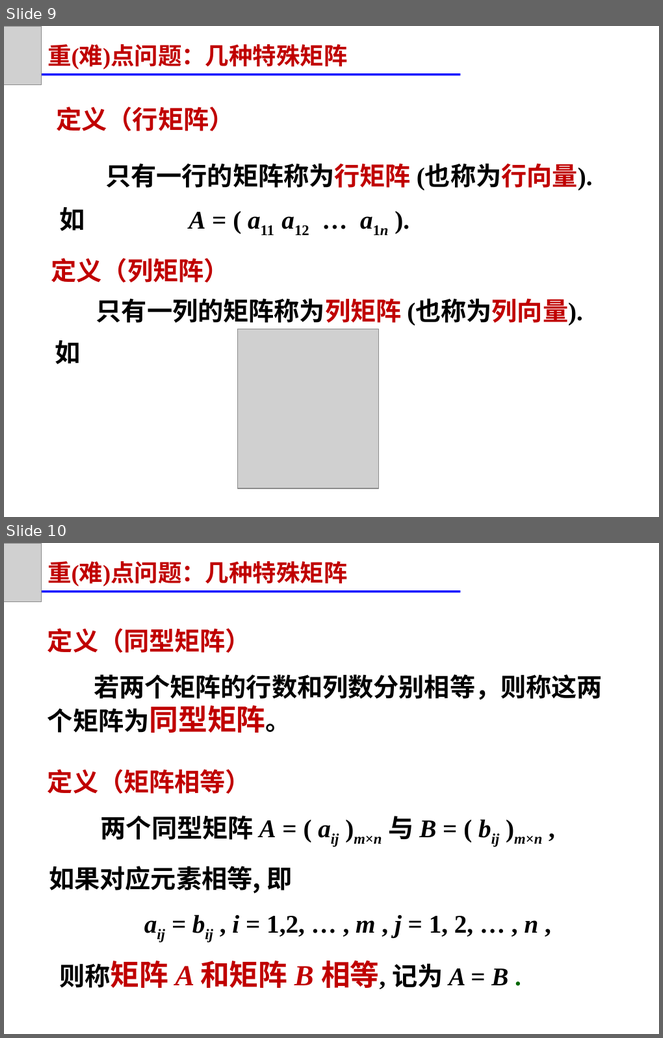
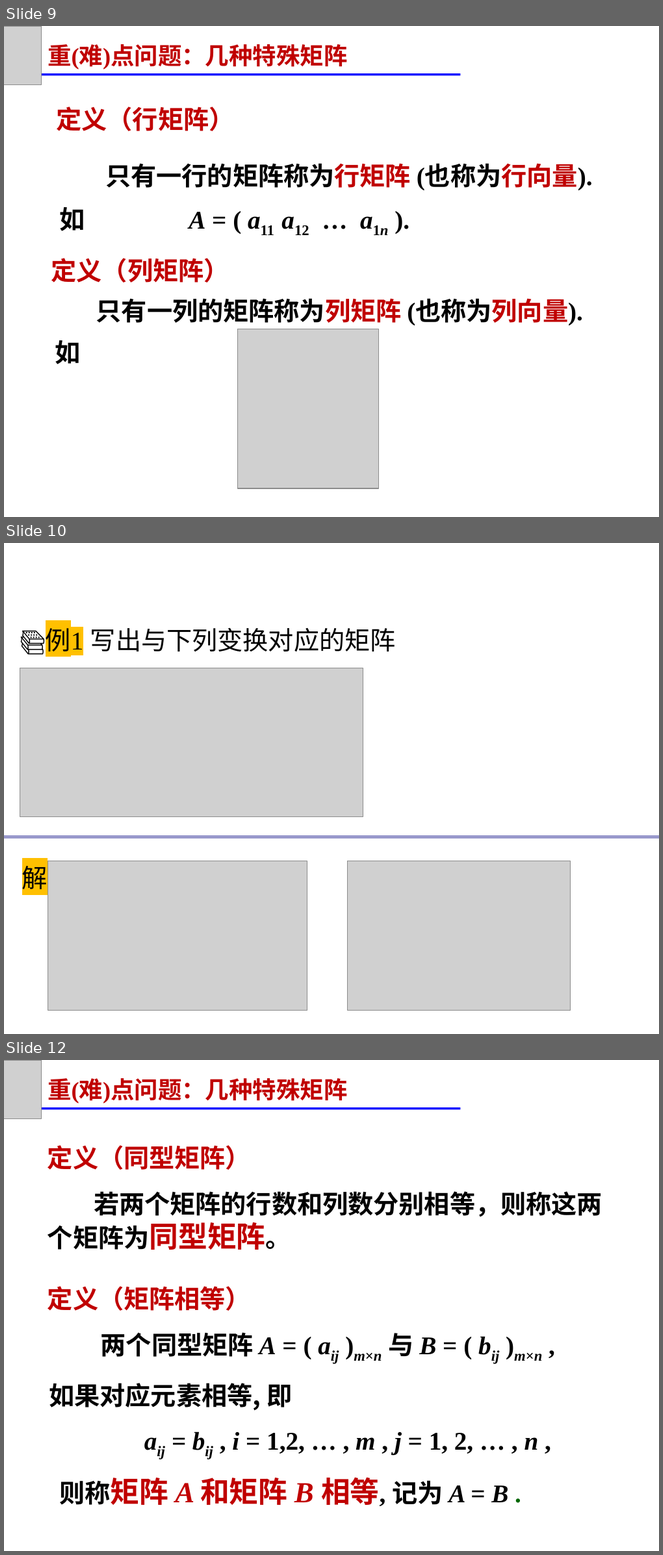
Before and after one commit to zeemeil/zeemeil.github.io, a slide deck: files/2025_2_LM/1021_0201.pptx. Shown one above the other, each under a label of ours: slides 9 and 10 before the commit, slides 9, 10 and 12 after it; the slides between them are not shown. The pictures are 663x1038 and 663x1555 pixels, drawn with LibreOffice and Linux fonts; fonts in the diff are those of the drawing; grey boxes stand for pictures. Boxes give left, top, right and bottom in pixels: in the first picture for what was removed or moved away, otherwise in the second. Text is boxed around its words. In the diff, an @@ line names an element or a change of style, - is before the commit and + after.

```diff
--- a/files/2025_2_LM/1021_0201.pptx
+++ b/files/2025_2_LM/1021_0201.pptx
@@ slide 10 added at (x1=4, y1=543, x2=659, y2=1034), background #FFFFFF @@
@@ text added at (x1=20, y1=629, x2=84, y2=658), 28 pt, text #000000 @@
+📚例1
@@ text added at (x1=90, y1=627, x2=396, y2=652), 28 pt, text #000000 @@
+写出与下列变换对应的矩阵
@@ picture added at (x1=20, y1=668, x2=363, y2=817) @@
@@ line added from (4, 837) to (659, 837), #9999CC 3 pt @@
@@ text added at (x1=22, y1=866, x2=48, y2=889), 28 pt, text #000000 @@
+解
@@ picture added at (x1=48, y1=861, x2=308, y2=1011) @@
@@ picture added at (x1=348, y1=861, x2=571, y2=1011) @@
@@ what was slide 10 is now slide 12 @@
```
Also in this commit, not shown: 7 other slides added, 21 other files.
